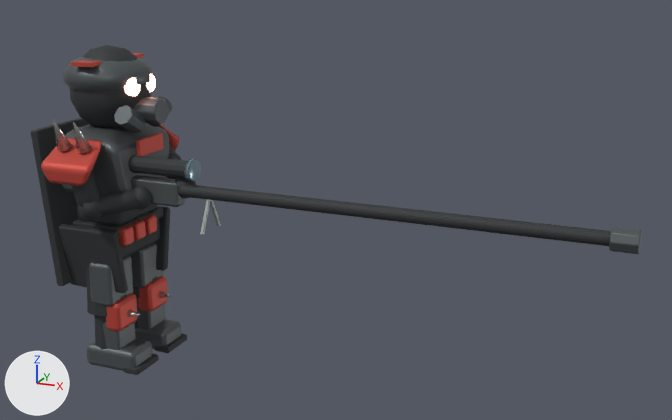
What one commit did to the Blender file models/inf_sniper_s.blend.
Both versions are drawn from a camera (50 mm lens) standing at (29.6, -40.3, 22.2) and looking at (12.5, 0.5, 9.5). The axes (+X, +Y, +Z) are drawn at lower left. The lights are the same throughout. The older version comes first.

Before the edit, the objects in view are built like this:
```python
me_gun = bpy.data.meshes.new('gun')
me_gun.from_pydata(...)  # 184 vertices, 172 faces; spans x -0.4..27.0, y -2.1..-0.3, z 8.3..11.8
# faces by material slot: [76, 72, 12, 12]
me_gun.materials.append(mat_gun)  # dark grey #595f61
me_gun.materials.append(mat_dark)  # dark grey #35383a
me_gun.materials.append(mat_canopy)  # greyish blue #7c95a0
me_gun.materials.append(mat_steel)  # grey #a2aaa6
# before: 25 (26.4, -0.9, 10.2), 27 (26.4, -1.0, 10.0), 29 (26.4, -1.2, 9.9), 31 (26.4, -1.4, 10.0), 33 (26.4, -1.5, 10.2)
# before: 35 (26.4, -1.4, 10.4), 37 (26.4, -1.2, 10.5), 39 (26.4, -1.0, 10.4)
me_legl = bpy.data.meshes.new('legL')
me_legl.from_pydata(...)  # 380 vertices, 374 faces; spans x -1.09..2.4, y -1.12..1.12, z -6.2..0.1
# faces by material slot: [150, 162, 54, 8]
me_legl.materials.append(mat_dark)  # dark grey #35383a
me_legl.materials.append(mat_gun)  # dark grey #595f61
me_legl.materials.append(mat_team)  # red #c44b3f
me_legl.materials.append(mat_spike)  # light grey #c4c8c5
me_legr = bpy.data.meshes.new('legR')
me_legr.from_pydata(...)  # 380 vertices, 374 faces; spans x -1.09..2.4, y -1.12..1.12, z -6.2..0.1
# faces by material slot: [150, 162, 54, 8]
me_legr.materials.append(mat_dark)  # dark grey #35383a
me_legr.materials.append(mat_gun)  # dark grey #595f61
me_legr.materials.append(mat_team)  # red #c44b3f
me_legr.materials.append(mat_spike)  # light grey #c4c8c5
ob_gun = bpy.data.objects.new('gun', me_gun)
ob_gun.location = (0.0, 0.0, 0.0)
ob_legl = bpy.data.objects.new('legL', me_legl)
ob_legl.location = (0.0, 1.5, 6.2)
ob_legr = bpy.data.objects.new('legR', me_legr)
ob_legr.location = (0.0, -1.5, 6.2)
# also in view: 'body' at (1.2, 0.0, 10.8)
```
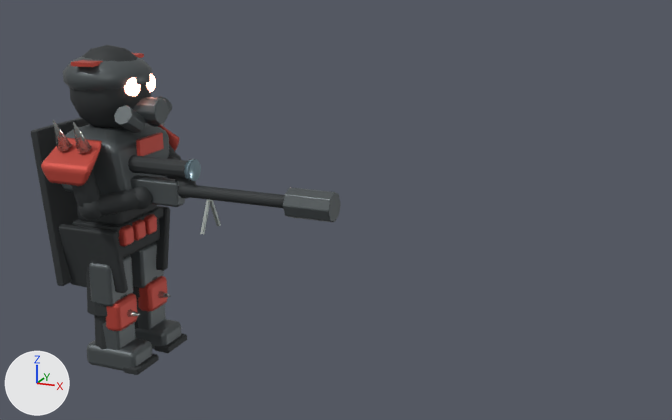
Pixel boxes (x1, y1, x2, y2) of what changed, in the pictures (672 x 420 px; the box of a moved part takes in the faces that stretch with it):
```json
{"object": "gun", "change": "reshaped", "before": [128, 155, 642, 254], "after": [128, 155, 341, 234]}
{"part": 1, "of": "me_gun", "change": "moved or reshaped", "before": [609, 227, 642, 254], "after": [283, 187, 341, 222]}
{"part": 2, "of": "me_gun", "change": "moved or reshaped", "before": [177, 184, 611, 246], "after": [177, 184, 284, 208]}
```

The change, as JSON lines over the scene's bpy script:
```json
{"block": "me_gun", "where": "# used by ob_gun; location = (0.0, 0.0, 0.0)"}
{"op": "remove", "block": "me_gun", "code": "me_gun.from_pydata(...)  # 184 vertices, 172 faces; spans x -0.4..27.0, y -2.1..-0.3, z 8.3..11.8"}
{"op": "add", "block": "me_gun", "code": "me_gun.from_pydata(...)  # 184 vertices, 172 faces; spans x -0.4..13.2, y -2.1..-0.3, z 8.3..11.8"}
{"block": "me_gun", "change": "me_gun part 1: the loose piece of 48 vertices spanning x 25.8..27.0, y -1.7..-0.7, z 9.7..10.7 is scaled about its middle by (2.06, 1.38, 1.38), then moved by (-14.4, 0.0, 0.0)"}
{"block": "me_gun", "change": "me_gun part 2"}
{"op": "add", "block": "me_gun", "code": "for i in [25, 27, 29, 31, 33, 35, 37, 39]: me_gun.vertices[i].co += Vector((-15.0, 0.0, 0.0))"}
```
